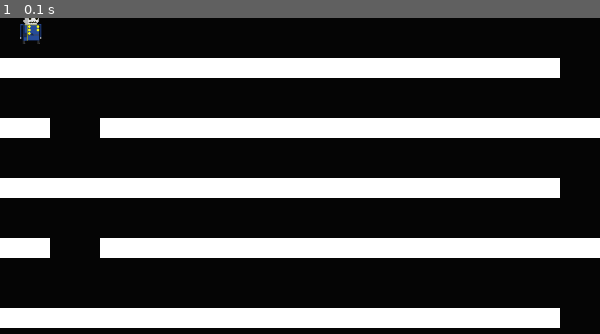
Above: before the commit, frame 1.
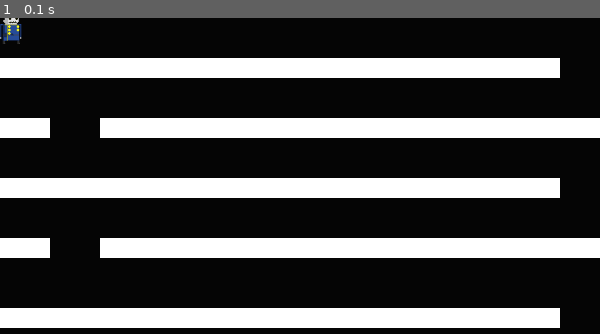
Above: after the commit, the same moment.

Repository: Victody/Pygame
Game: pygame game, started from jogoRecCollide.py
Same seed, same stepped clock (60 frames per second), same inputs: the game is played once before the commit and once after it.
Inputs:
- Up to frame 1 (0.1 s): no input

The runs differ from the first frame. In frame 1, 0.4% of the frame differs, in the area x 0-7%, y 0-9%.

Commit message:
Position Mouse
Defini de maneira mais centralizada a imgem no ponteiro do mouse

Diff:
--- a/jogoRecCollide.py
+++ b/jogoRecCollide.py
@@ -90,7 +90,7 @@
 
         (xant, yant) = (ret.left, ret.top)  # Captura posiçãp do objeto antes da colisão
         (ret.left, ret.top) = pygame.mouse.get_pos()  # define a posição do retângulo no mouse
-        ret.left -= (ret.width / 2)-20  # Define o centro do retângulo como o centro de sua largura (posição do mouse)
+        ret.left -= (ret.width / 2)  # Define o centro do retângulo como o centro de sua largura (posição do mouse)
         ret.top -= ret.height / 2  # Define o centro do                                                                                                                                                                          objeto no cento de sua altura
 
         if ret.colliderect(ret2) or ret.colliderect(ret3)or ret.colliderect(ret4)or ret.colliderect(ret5)or ret.colliderect(ret6)or ret.colliderect(ret7)or ret.colliderect(ret8):  # Se houver colisão com outro objeto
